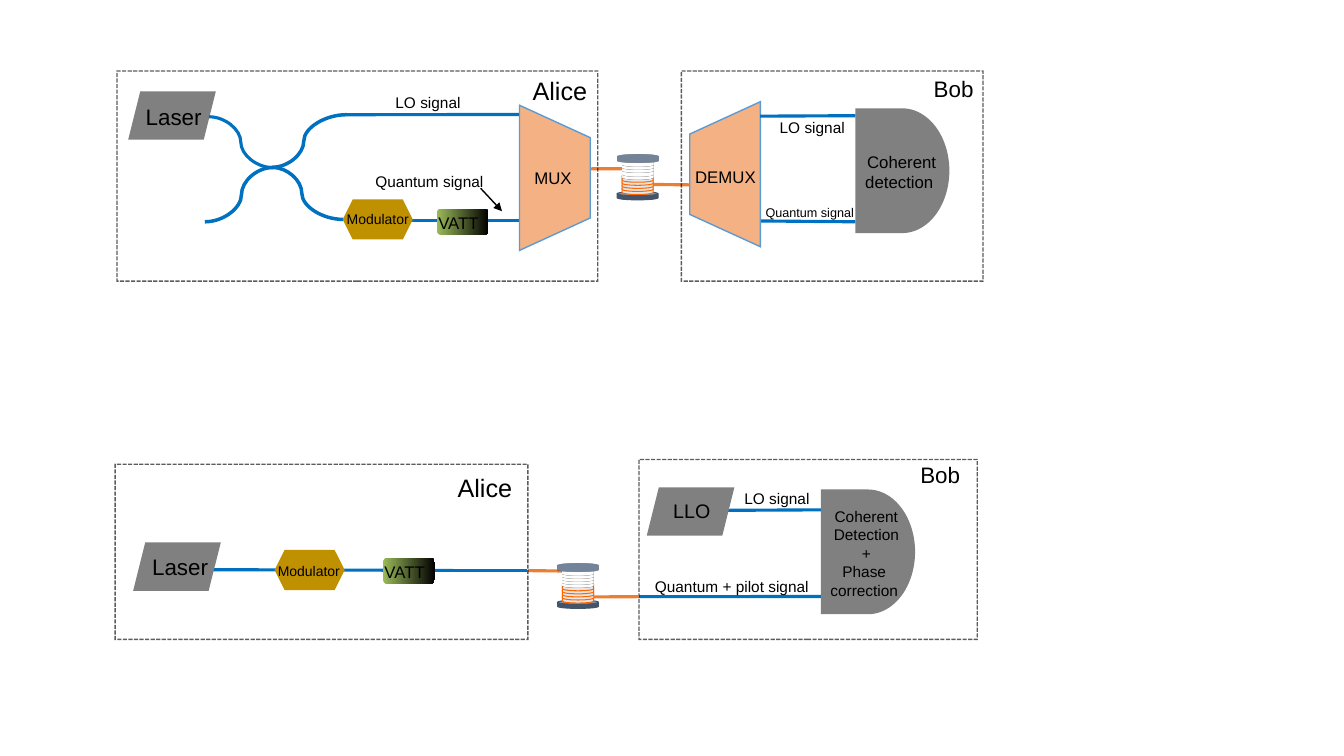
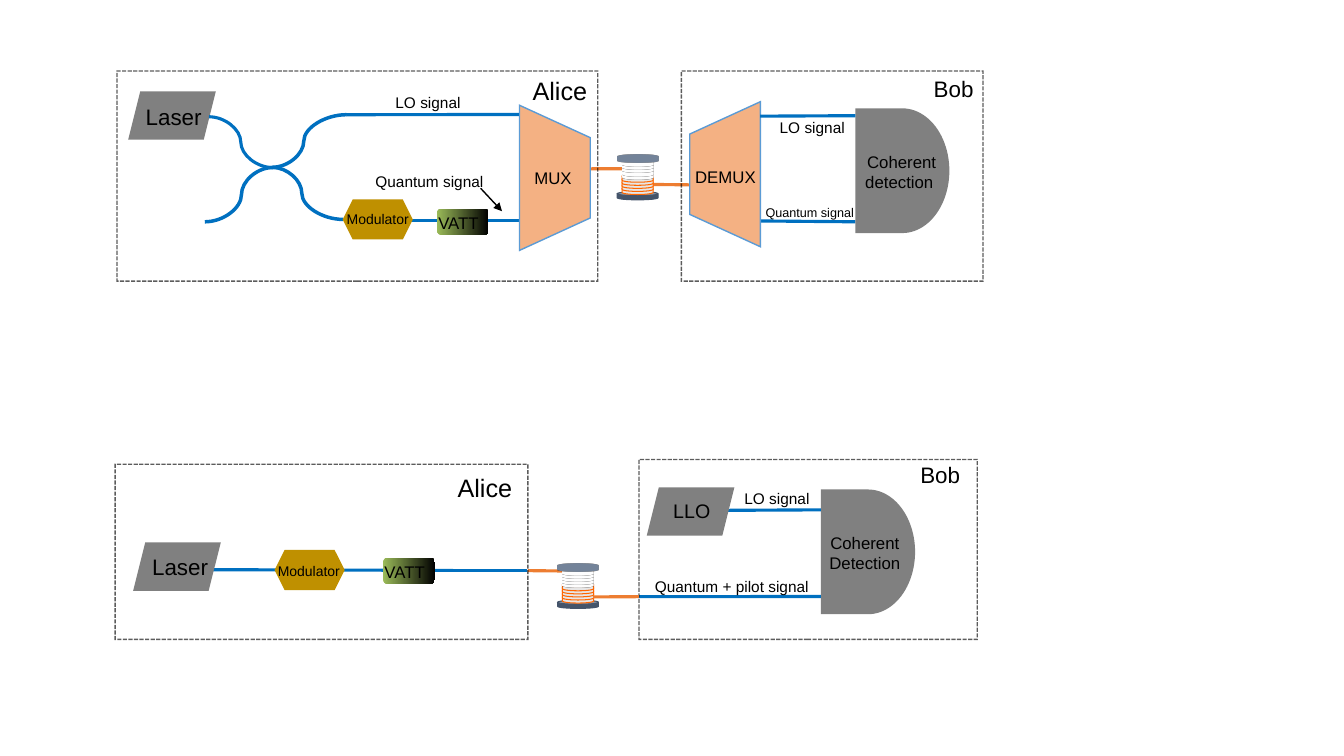
Before and after one commit to qpit/qcrypt17poster, a slide deck: slide 1 of exampleSlides/TLO and LLO_v2.pptx. Drawn at 1344x756 pixels with LibreOffice and Linux fonts; fonts in the diff are those of the drawing. Boxes give left, top, right and bottom in pixels: in the first picture for what was removed or moved away, otherwise in the second. Text is boxed around its words. In the diff, an @@ line names an element or a change of style, - is before the commit and + after.

Commit message:
bla
blabla

```diff
--- a/exampleSlides/TLO and LLO_v2.pptx
+++ b/exampleSlides/TLO and LLO_v2.pptx
@@ text "Coherent": place and size @@
-text "Coherent" at [830, 511, 899, 596]
+text "Coherent" at [829, 537, 900, 569]
@@ text "Coherent" at [829, 537, 900, 569]: size 11 to 12 pt @@
@@ text at [830, 566, 898, 596]: paragraphs removed @@
-+
-Phase
-correction
```
